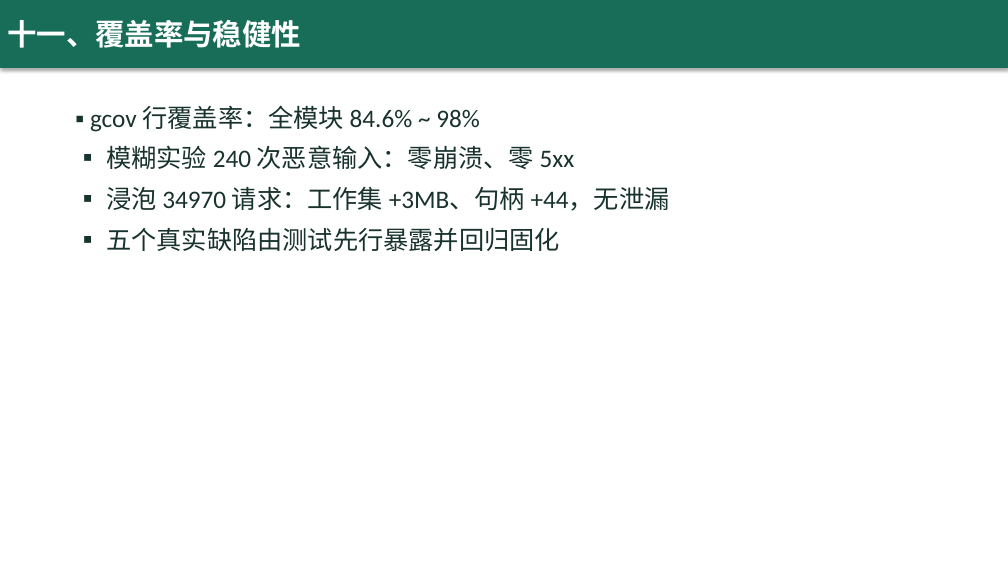
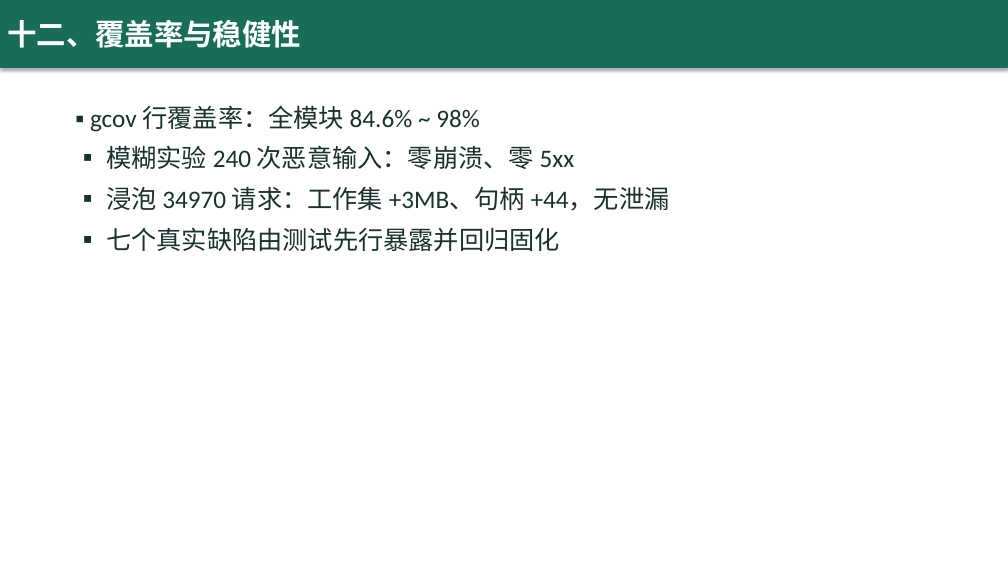
Before and after one commit to yq6666-66/lab-booking-system, a slide deck: slide 13 of docs/thesis/答辩演示.pptx (slide 12 before the commit). Drawn at 1008x567 pixels with LibreOffice and Linux fonts; fonts in the diff are those of the drawing. Boxes give left, top, right and bottom in pixels: in the first picture for what was removed or moved away, otherwise in the second. Text is boxed around its words. In the diff, an @@ line names an element or a change of style, - is before the commit and + after.

Commit message:
docs: 答辩材料对齐 r12 现实 + 仓库收尾
- 答辩演示.pptx 重制 15 页：验证体系 24 单元/42 集成/三通道 CI（llvm-mingw ASan）、
  新增管理控制台与运营能力页（fig5-1 截图）、BR1-BR11、schema v2→v4、计时旁路 1.07、七例缺陷
- 答辩演示脚本.md：--demo-days 重建演示库前置、新增控制台走查环节、签到改现场实操、收尾数字更新
- figures.py ER 图横幅 schema v3 → v2→v4，重绘插图并重生成论文 docx（54 标题/9 图不变）
- .gitignore 补 *.gcov 与任意层级 .mimosa/；删除 0 字节占位文件

```diff
--- a/docs/thesis/答辩演示.pptx
+++ b/docs/thesis/答辩演示.pptx
@@ text in rectangle at (7, 20, 301, 48): text changed @@
-十一、覆盖率与稳健性
+十二、覆盖率与稳健性
@@ text at (106, 227, 560, 251): text changed @@
-▪ 五个真实缺陷由测试先行暴露并回归固化
+▪ 七个真实缺陷由测试先行暴露并回归固化
```
Also in this commit, not shown: 7 other slides changed, 1 slide added, 7 other files.
